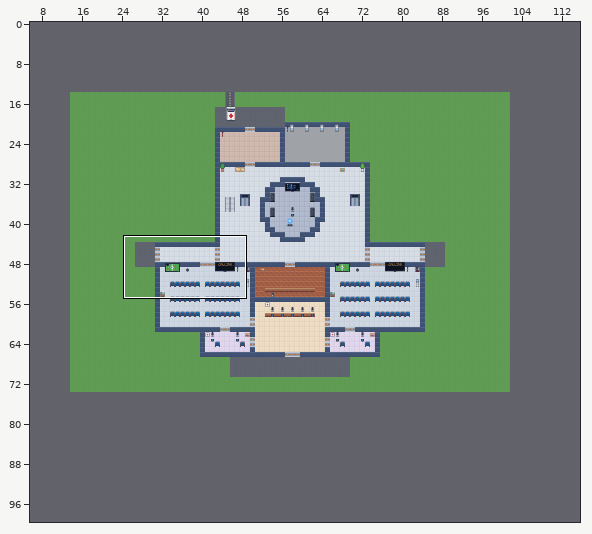
Two versions of a level (Tiled map (JSON), hospital2d/maps/floor0.tmj). Above, an overview of the earlier version with the close-up marked.
Close-up. Before the commit:
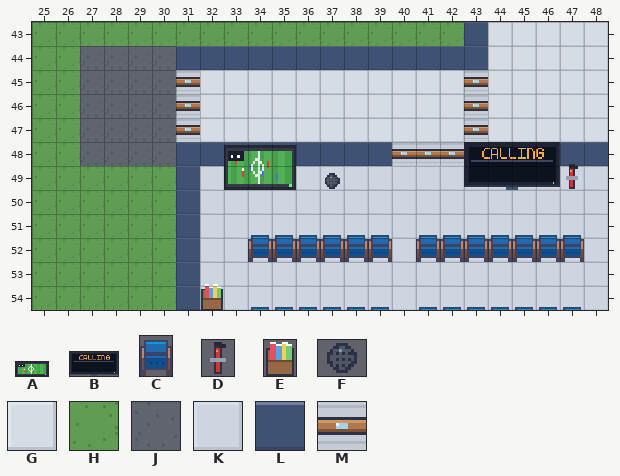
Cells are 16x16 px. Shown: x 25..48, y 43..54. The commit also changed other parts of the map, which this record leaves out. The old version is drawn lined up with the new one.
Key: from "hospital": A 10 "big_tv", B 16 "call_screen", C 18 "chair_up", D 29 "fire_extinguisher", E 33 "magazine_rack", F 51 "speaker", G 63 "floor_corridor", H 67 "floor_grass", J 71 "floor_street", K 74 "floor_waiting", L 75 "wall", M 76 "door".
_ is an empty cell.
Objects are placed by their top-left corner, in cells (3,4 is the top-left corner of cell 3,4); size is 1x1 cell unless given.
Layer "ground" before, first column x 25:
43 HHHHHHHHHHHHHHHHHHLGGGGG
44 HHJJJJLLLLLLLLLLLLLGGGGG
45 HHJJJJMGGGGGGGGGGGMGGGGG
46 HHJJJJMGGGGGGGGGGGMGGGGG
47 HHJJJJMGGGGGGGGGGGMGGGGG
48 HHJJJJLLLLLLLLLMMMLLLLLL
49 HHHHHHLKKKKKKKKKKKKKKKKK
50 HHHHHHLKKKKKKKKKKKKKKKKK
51 HHHHHHLKKKKKKKKKKKKKKKKK
52 HHHHHHLKKKKKKKKKKKKKKKKK
53 HHHHHHLKKKKKKKKKKKKKKKKK
54 HHHHHHLKKKKKKKKKKKKKKKKK
New version:
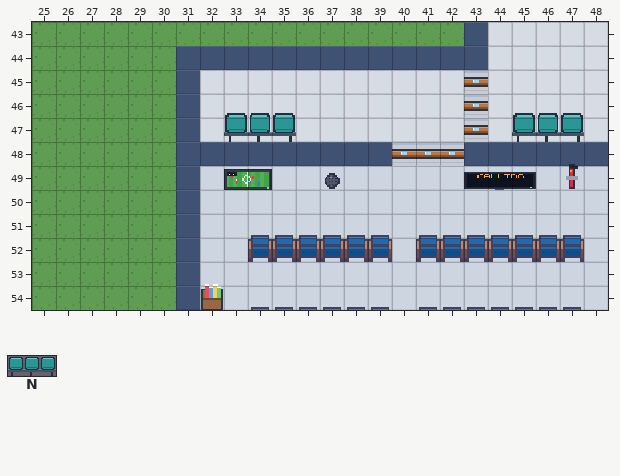
Further tiles: from "hospital": N 7 "bench_up".
The edit:
map size 88x60 -> 116x100 cells (old content now starts at 14,14; both pictures use the new coordinates)
Layer "ground":
y 44: x 27..30 JJJJ -> HHHH
y 45..47: x 27..31 JJJJM -> HHHHL
y 48: x 27..30 JJJJ -> HHHH
Layer "furniture":
changed: A "big_tv" at 33,48.1 size 3x1.9 -> A "big_tv" at 33,49.1 size 2x0.9
changed: B "call_screen" at 43,48 size 4x2 -> B "call_screen" at 43,49.2 size 3x0.8
added: N "bench_up" at 45,46.8 size 3x1.2
added: N "bench_up" at 33,46.8 size 3x1.2
Pixel boxes of the changes (left, top, right, bottom) in both close-ups:
changed: (80, 46, 200, 166)
added: (224, 113, 296, 142)
changed: (464, 113, 584, 190)
changed: (224, 145, 296, 190)
